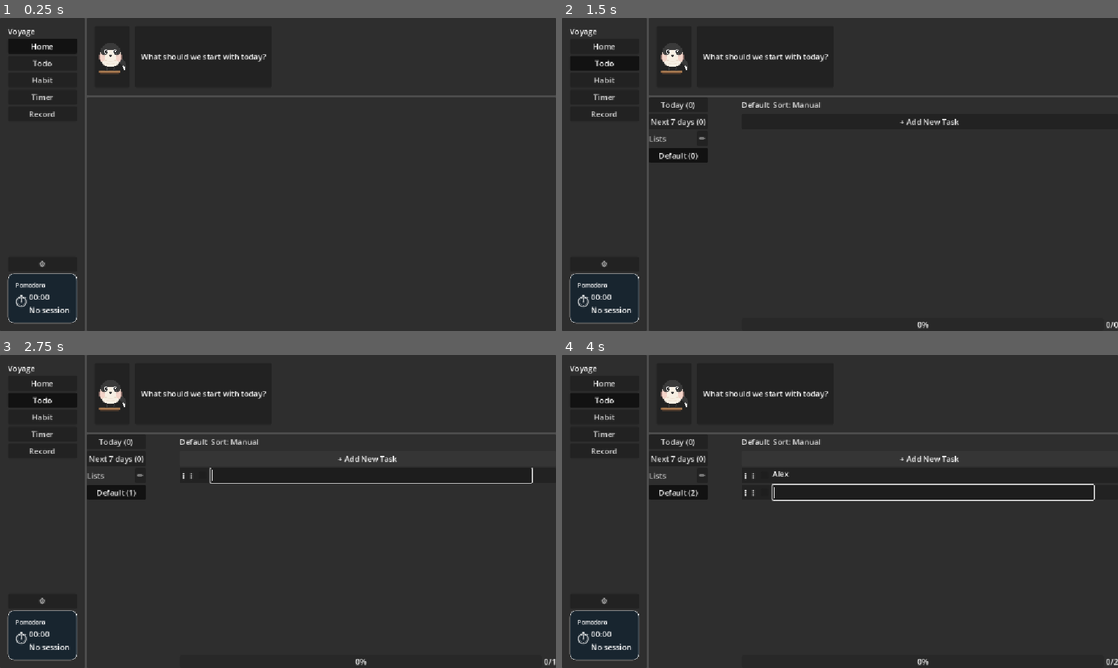
Above: before the commit, frames 1-4 (two rows, left to right).
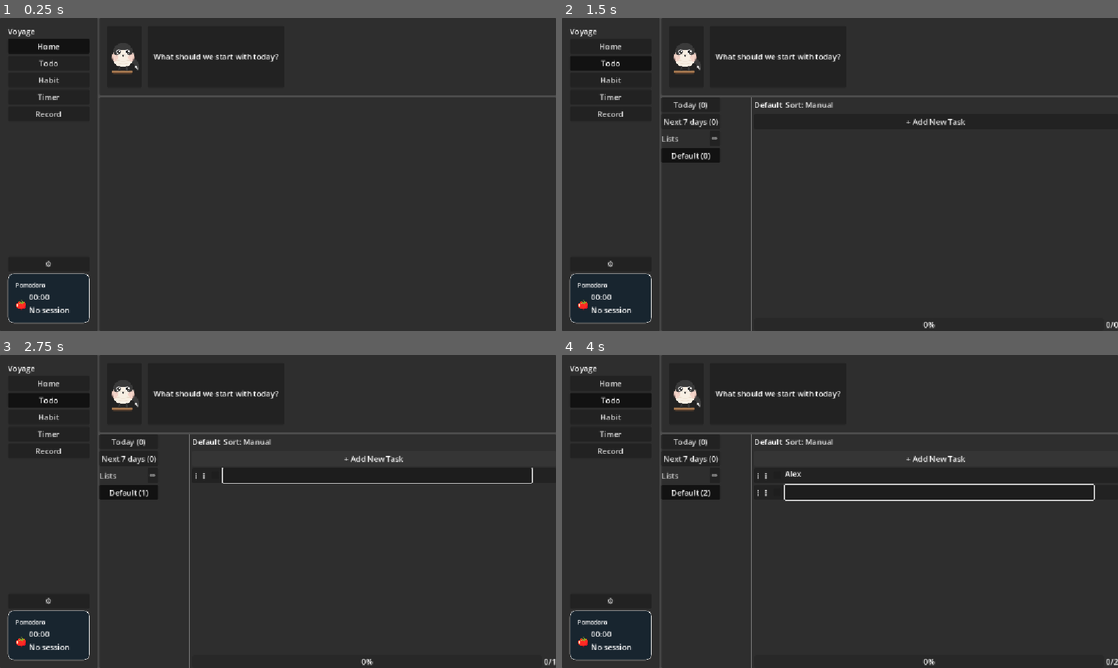
Above: after the commit, the same moments.

Repository: gee03143/voyager
Game: Godot game, scene res://scenes/MainShell.tscn
Two runs of this game, one before a commit and one after it. Both use one fixed random seed, a clock stepped at 60 frames per second and the inputs below. This scene is started directly instead of the project's main scene.
Inputs (mouse positions are in pixels of both pictures, inside the frame that each line leads up to):
- Up to frame 1 (0.25 s): no input
- Up to frame 2 (1.5 s): click "Home" at 0.5 s; click "Todo" at 1.25 s
- Up to frame 3 (2.75 s): click "+ Add New Task" at 2 s
- Up to frame 4 (4 s): click (934, 477) at 2.77 s; type "Alex" at 2.85 s; click "+ Add New Task" at 3.5 s

The runs differ from the first frame. In frame 1, 1.7% of the frame differs, in the area x 2-51%, y 0-100%; in frame 2, 2.9%; in frame 3, 3.0%; in frame 4, 3.1%, in the area x 2-73%, y 0-100%.

Commit message:
MiniTimer 오류 수정
* 텍스트 길이에 따라 사이드바가 당겨지던 문제 수정
  * Minitimer에 custom_minimum_size_x 값 추가 (170)
* 타이머/뽀모도로 상태에 따라 MiniTimer 아이콘, 타이틀 라벨 업데이트
* "세션"/"뽀모도로" 로 혼용되던 용어를 "뽀모도로" 로 통일

Diff:
--- a/localization/translations.csv
+++ b/localization/translations.csv
@@ -13,7 +13,7 @@
 VOYAGE_STAT_PLAY,누적 플레이: {time},Total play: {time}
 VOYAGE_STAT_DISTANCE,항해 거리: {distance} leagues,Voyage distance: {distance} leagues
 VOYAGE_STAT_COUNT,총 활동: {count}건,Total activities: {count}
-CLOCK_TAB_SESSION,세션,Session
+CLOCK_TAB_POMODORO,뽀모도로,Pomodoro
 CLOCK_TAB_TIMER,타이머,Timer
 CLOCK_TAB_ALARM,알람,Alarm
 CLOCK_TAB_SETTINGS,설정,Settings
--- a/scenes/MainShell.tscn
+++ b/scenes/MainShell.tscn
@@ -72,6 +72,7 @@
 text = "⚙"
 
 [node name="MiniTimer" type="PanelContainer" parent="Sidebar/Margin/VBox" unique_id=1277431073]
+custom_minimum_size = Vector2(170, 0)
 layout_mode = 2
 theme_override_styles/panel = ExtResource("2_rp2pc")
 script = ExtResource("2_i1y7h")
--- a/scenes/timer/ClockTab.tscn
+++ b/scenes/timer/ClockTab.tscn
@@ -10,7 +10,7 @@
 offset_right = 40.0
 offset_bottom = 40.0
 script = ExtResource("1_x1od2")
-tab_labels = Array[String](["CLOCK_TAB_SESSION", "CLOCK_TAB_TIMER", "CLOCK_TAB_ALARM", "CLOCK_TAB_SETTINGS"])
+tab_labels = Array[String](["CLOCK_TAB_POMODORO", "CLOCK_TAB_TIMER", "CLOCK_TAB_ALARM", "CLOCK_TAB_SETTINGS"])
 tab_pages = [NodePath("PomodoroView"), NodePath("TimerView"), NodePath("AlarmView"), NodePath("SettingsView")]
 
 [node name="PomodoroView" parent="." unique_id=2053074751 instance=ExtResource("1_7acyi")]
--- a/scenes/timer/TimerDashboard.tscn
+++ b/scenes/timer/TimerDashboard.tscn
@@ -25,11 +25,11 @@
 
 [node name="Icon" type="Label" parent="PomoCard/VBox/Header" unique_id=1910815048]
 layout_mode = 2
-text = "⏳"
+text = "🍅"
 
 [node name="Title" type="Label" parent="PomoCard/VBox/Header" unique_id=890412256]
 layout_mode = 2
-text = "CLOCK_TAB_SESSION"
+text = "CLOCK_TAB_POMODORO"
 
 [node name="PomodoroView" parent="PomoCard/VBox" unique_id=283874525 instance=ExtResource("2_q6ish")]
 layout_mode = 2
--- a/scripts/timer/mini_timer.gd
+++ b/scripts/timer/mini_timer.gd
@@ -1,5 +1,7 @@
 extends Control
 
+@onready var title_label: Label = $OuterVBox/TitleLabel
+@onready var icon_label: Label = $OuterVBox/HBox/Icon
 @onready var time_label: Label = $OuterVBox/HBox/VBox/TimeLabel
 @onready var status_label: Label = $OuterVBox/HBox/VBox/StatusLabel
 
@@ -15,6 +17,9 @@
 	time_label.text = _format(Clock.active_time_left()) if Clock.is_active() else "00:00"
 
 func _refresh_status() -> void:
+	var is_timer := Clock.active_kind() == Clock.Kind.TIMER
+	title_label.text = tr("CLOCK_TAB_TIMER") if is_timer else tr("CLOCK_POMO_TITLE")
+	icon_label.text = "⏱" if is_timer else "🍅"
 	if Clock.is_active():
 		status_label.text = tr("CLOCK_POMO_STATUS").format({"type": _type_name()})
 	else:
@@ -25,7 +30,7 @@
 		Clock.Kind.POMODORO:
 			return Pomodoro.type_name(Clock.pomodoro.segment_type_at(Clock.pomodoro.index))
 		Clock.Kind.TIMER:
-			return tr("CLOCK_TAB_TIMER")
+			return tr("CLOCK_POMO_FOCUS")   # 타이머는 별도 문구 없이 '집중'으로 취급(Clock.is_focusing()과 동일 관점)
 	return ""
 
 func _format(seconds: float) -> String:
Binary file changed: localization/translations.en.translation
Binary file changed: localization/translations.ko.translation
